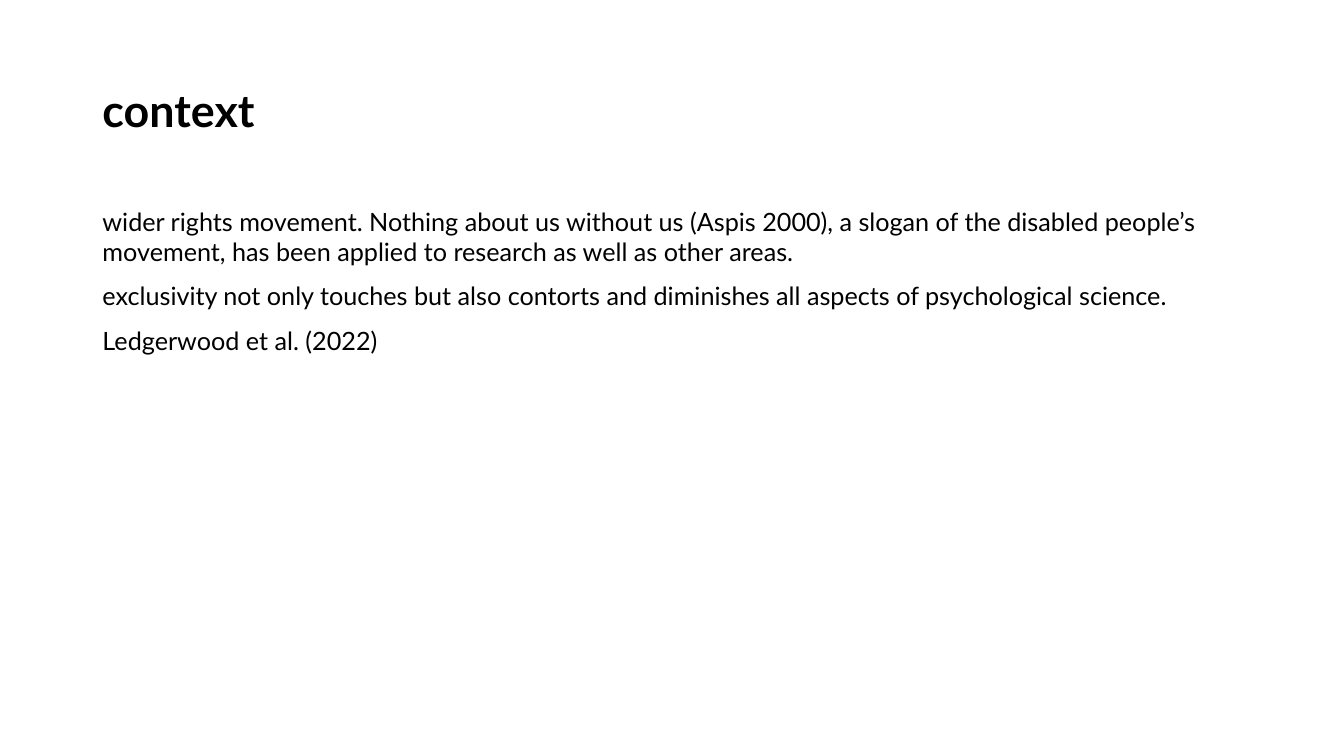
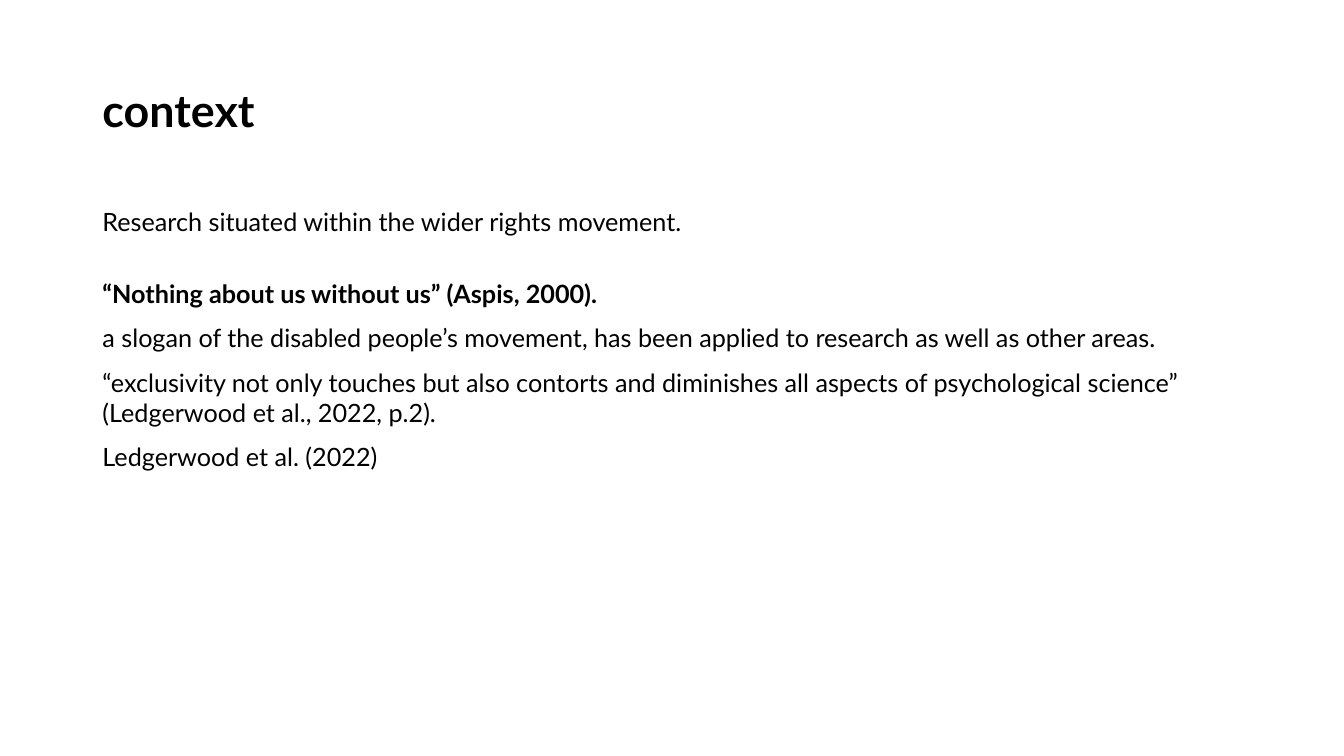
Before and after one commit to LittleMonkeyLab/PS52007Dslides, a slide deck: slide 16 of _site/lectures/Lecture04/Lecture04.pptx (slide 11 before the commit). Drawn at 1344x756 pixels with LibreOffice and Linux fonts; fonts in the diff are those of the drawing. Boxes give left, top, right and bottom in pixels: in the first picture for what was removed or moved away, otherwise in the second. Text is boxed around its words. In the diff, an @@ line names an element or a change of style, - is before the commit and + after.

```diff
--- a/_site/lectures/Lecture04/Lecture04.pptx
+++ b/_site/lectures/Lecture04/Lecture04.pptx
@@ text at bbox=[102, 212, 1178, 427]: text changed @@
-wider rights movement. Nothing about us without us (Aspis 2000), a slogan of the disabled people’s movement, has been applied to research as well as other areas.
-exclusivity not only touches but also contorts and diminishes all aspects of psychological science.
+Research situated within the wider rights movement.
+“Nothing about us without us” (Aspis, 2000).
+a slogan of the disabled people’s movement, has been applied to research as well as other areas.
+“exclusivity not only touches but also contorts and diminishes all aspects of psychological science” (Ledgerwood et al., 2022, p.2).
```
Also in this commit, not shown: 9 other slides changed, 16 slides added, 5 slides removed, 33 other files.
